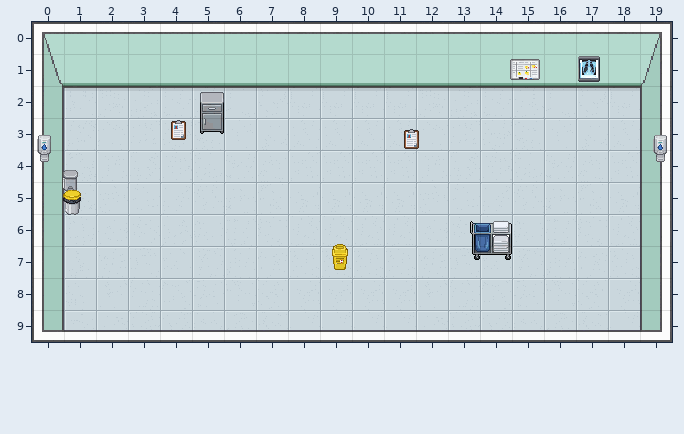
A Tiled map (JSON) gets an edit: public/break_escape/assets/rooms/room_hospital_ward.tmj. Above, as it was before the edit.
Cells are 32x32 px. Shown: x 0..19, y 0..9. Tiles whose own drawing changed are shown in their newer look in all pictures.
Once edited:
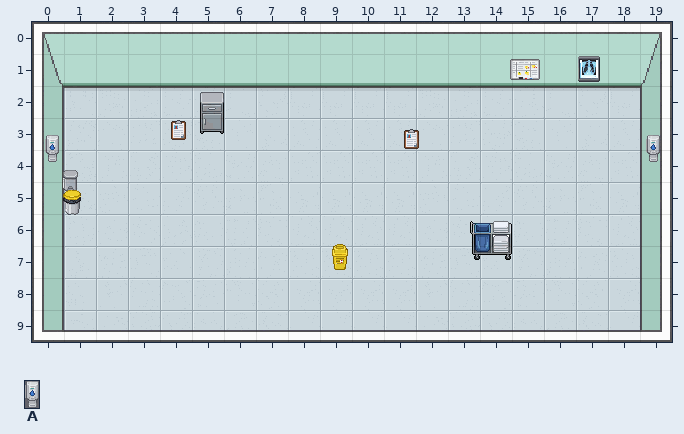
Key: from "objects/hospital_extras": A 21 "sanitiser_dispenser1".
Objects are placed by their top-left corner, in cells (3,4 is the top-left corner of cell 3,4); size is 1x1 cell unless given.
Changes in this commit:
Layer "items":
Object A "sanitiser_dispenser1" at 0.2,3.5 size 0.4x0.8 becomes A "sanitiser_dispenser1" at 0.4,3.5 size 0.4x0.8.
Object A "sanitiser_dispenser1" at 19.4,3.5 size 0.4x0.8 becomes A "sanitiser_dispenser1" at 19.2,3.5 size 0.4x0.8.
Boxes around the changes in both pictures, in picture pixels (x1, y1, x2, y2):
changed: (37, 135, 59, 162)
changed: (646, 135, 667, 162)
